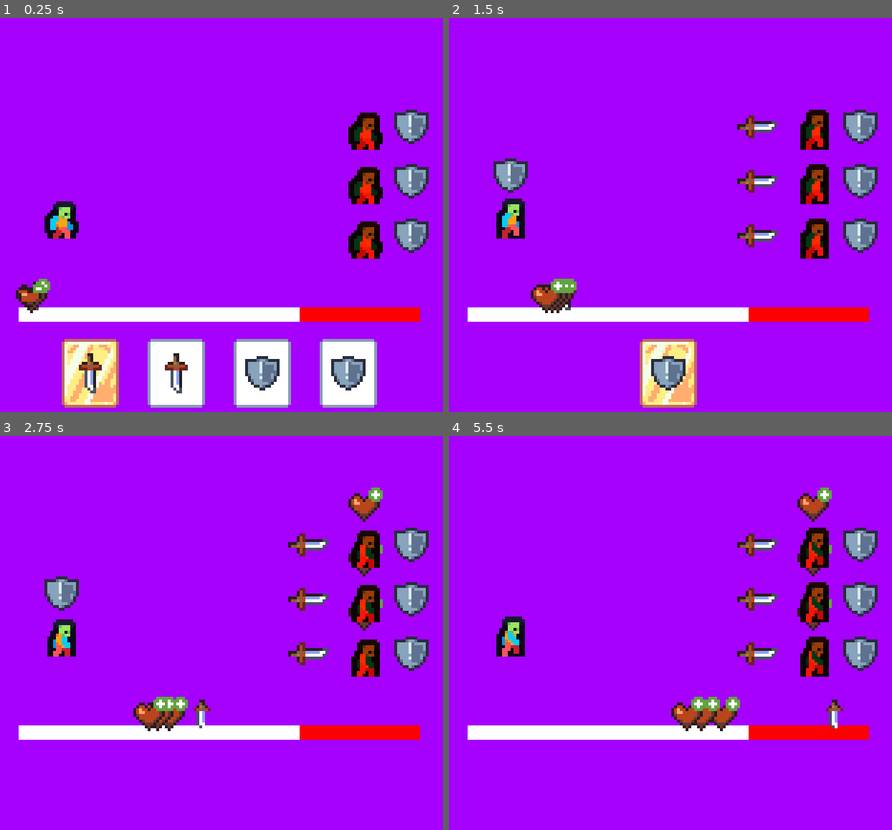
Above: before the commit, frames 1-4 (two rows, left to right).
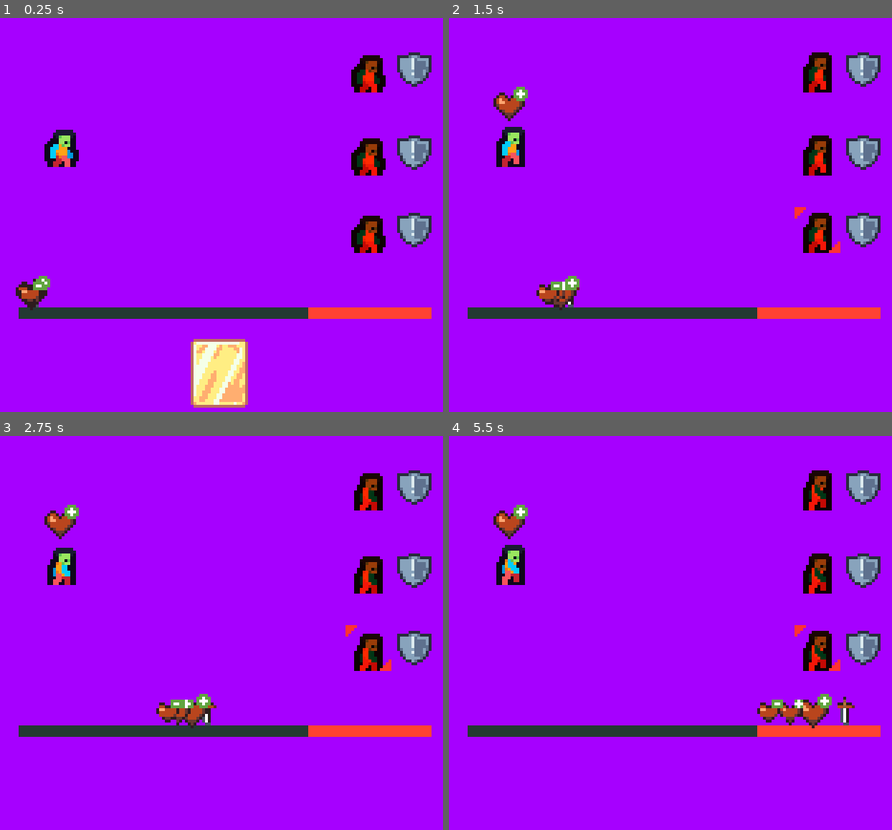
Above: after the commit, the same moments.

Repository: JohnathanRH/GBJAM
Game: Godot game, scene res://screens/main_game.tscn
The game is run twice, just before and just after one commit, with the same random seed, the same clock (stepped at 60 frames per second) and the same inputs.
Inputs:
- Up to frame 1 (0.25 s): no input
- Up to frame 2 (1.5 s): tap Enter (A) at 0.5, 1.35 s; hold D (pad_right) 0.53-1.28 s; hold Enter (A) 0.53-1.28 s; hold S (pad_down) from 1.28 s (still down)
- Up to frame 3 (2.75 s): release S (pad_down) at 2.03 s; hold D (pad_right) from 2.03 s (still down); hold Enter (A) from 2.03 s (still down)
- Up to frame 4 (5.5 s): release D (pad_right) at 2.78 s; release Enter (A) at 2.78 s; hold W (pad_up) 2.78-3.53 s; tap Enter (A) at 2.85, 4.35 s; hold Enter (A) 3.53-4.28 s; hold A (pad_left) 3.53-5.03 s; hold S (pad_down) from 5.03 s (still down); hold Enter (A) from 5.03 s (still down)

The runs differ from the first frame. In frame 1, 20% of the frame differs, in the area x 3-98%, y 8-99%; in frame 2, 14%; in frame 3, 12%; in frame 4, 13%.

Commit message:
short fuse and new sprites

Diff:
--- a/wild-west/common/gauge_bar/gauge_bar.tscn
+++ b/wild-west/common/gauge_bar/gauge_bar.tscn
@@ -2,17 +2,17 @@
 
 [ext_resource type="Script" uid="uid://bgeaa4185cpc1" path="res://common/gauge_bar/gauge_bar.gd" id="1_1tfom"]
 [ext_resource type="Shader" uid="uid://cocet4xo3jboo" path="res://common/gauge_bar/gauge_bar.gdshader" id="2_1qbl0"]
-[ext_resource type="Texture2D" uid="uid://b5dmhc487ex0" path="res://assets/TESTONLY/atb_gauge_test.png" id="2_08gtx"]
+[ext_resource type="Texture2D" uid="uid://lsgo25vqvp4w" path="res://common/gauge_bar/gauge_bar.png" id="3_1qbl0"]
 
 [sub_resource type="ShaderMaterial" id="ShaderMaterial_s1fef"]
 shader = ExtResource("2_1qbl0")
 shader_parameter/threshold = 0.7
-shader_parameter/tint_color = Color(1, 0, 0, 1)
+shader_parameter/tint_color = Color(1, 0.26000598, 0.2008352, 1)
 
 [node name="GaugeBar" type="Node2D" unique_id=1877537307]
 script = ExtResource("1_1tfom")
 
 [node name="Bar" type="Sprite2D" parent="." unique_id=1712969290]
 material = SubResource("ShaderMaterial_s1fef")
-position = Vector2(70, 3)
-texture = ExtResource("2_08gtx")
+position = Vector2(72, 2)
+texture = ExtResource("3_1qbl0")
--- a/wild-west/common/gauge_fill/gauge_tween.gd
+++ b/wild-west/common/gauge_fill/gauge_tween.gd
@@ -3,6 +3,8 @@
 
 @onready var entity: Entity = get_parent()
 var gauge_tween: Tween
+
+signal cycle_finished
 
 func _ready() -> void:
 	entity.damage_received.connect(reset_gauge)
@@ -19,8 +21,6 @@
 func rewind_gauge(value: float) -> void:
 	var duration: float = entity.entity_resource.gauge_duration
 	var remaining_time: float = duration - gauge_tween.get_total_elapsed_time()
-	if entity is Enemy:
-		print(remaining_time)
 	if gauge_tween:
 		gauge_tween.kill()
 
@@ -43,6 +43,10 @@
 	var tween = create_tween()
 	tween.finished.connect(reset_gauge)
 	tween.finished.connect(entity.fire_bullet)
+	tween.finished.connect(_on_tween_finished)
 	tween.tween_property(entity, "gauge_filled", max_gauge, duration)
 	tween.set_trans(Tween.TRANS_LINEAR)
 	return tween
+
+func _on_tween_finished() -> void:
+	cycle_finished.emit()
--- a/wild-west/entities/enemy/enemy.tscn
+++ b/wild-west/entities/enemy/enemy.tscn
@@ -3,6 +3,7 @@
 [ext_resource type="Texture2D" uid="uid://gm4ycwjyvw54" path="res://assets/TESTONLY/2DPCT_Walk.png" id="1_3fvr7"]
 [ext_resource type="Script" uid="uid://cnocosws4bha4" path="res://entities/enemy/enemy.gd" id="1_ksmh7"]
 [ext_resource type="Texture2D" uid="uid://c4nquys7l0ukl" path="res://assets/TESTONLY/symbol_slash.png" id="3_3fvr7"]
+[ext_resource type="Texture2D" uid="uid://cr2rc2hh7wbxf" path="res://entities/enemy/targeted.png" id="3_4wwj3"]
 [ext_resource type="Script" uid="uid://barqiyliqhwqb" path="res://common/behaviours/behaviour_man.gd" id="4_dt443"]
 
 [sub_resource type="AtlasTexture" id="AtlasTexture_4wwj3"]
@@ -71,14 +72,13 @@
 
 [node name="Enemy" type="AnimatedSprite2D" unique_id=465984190 groups=["enemies", "entities"]]
 self_modulate = Color(1, 0.2627451, 0.08627451, 1)
+position = Vector2(0, 3)
 sprite_frames = SubResource("SpriteFrames_3fvr7")
 script = ExtResource("1_ksmh7")
 
 [node name="TargetedIcon" type="Sprite2D" parent="." unique_id=2043455284]
 visible = false
-position = Vector2(-20, 0)
-rotation = -1.5707964
-texture = ExtResource("3_3fvr7")
+texture = ExtResource("3_4wwj3")
 
 [node name="IntentIcon" type="Sprite2D" parent="." unique_id=1155827860]
 position = Vector2(16, 0)
--- /dev/null
+++ b/wild-west/entities/player/default(2).tres
@@ -0,0 +1,13 @@
+[gd_resource type="Resource" script_class="PlayerResource" format=3 uid="uid://delecviby8xnk"]
+
+[ext_resource type="PackedScene" uid="uid://by6crvnnen0rj" path="res://props/bullets/short_fuse/short_fuse_regular.tscn" id="1_chqvm"]
+[ext_resource type="Texture2D" uid="uid://c4nquys7l0ukl" path="res://assets/TESTONLY/symbol_slash.png" id="7_enbxf"]
+[ext_resource type="Script" uid="uid://ccpfjmgwt8haq" path="res://common/resources/player_resource.gd" id="8_11o47"]
+
+[resource]
+script = ExtResource("8_11o47")
+bullets = Array[PackedScene]([ExtResource("1_chqvm")])
+gauge_duration = 6.0
+safe_segment = 0.7
+gauge_icon = ExtResource("7_enbxf")
+metadata/_custom_type_script = "uid://dwfgbovhpre8f"
--- a/wild-west/entities/player/default.tres
+++ b/wild-west/entities/player/default.tres
@@ -8,10 +8,11 @@
 [ext_resource type="PackedScene" uid="uid://c0id0ggnlo1jc" path="res://props/bullets/sawed_off/sawed_off_regular.tscn" id="5_haitf"]
 [ext_resource type="Script" uid="uid://ccpfjmgwt8haq" path="res://common/resources/player_resource.gd" id="5_pss8w"]
 [ext_resource type="PackedScene" uid="uid://bg7u8bfxkobu8" path="res://props/bullets/warning_shot/warning_shot_regular.tscn" id="6_c11tb"]
+[ext_resource type="PackedScene" uid="uid://by6crvnnen0rj" path="res://props/bullets/short_fuse/short_fuse_regular.tscn" id="7_pss8w"]
 
 [resource]
 script = ExtResource("5_pss8w")
-bullets = Array[PackedScene]([ExtResource("1_f25xh"), ExtResource("2_g2swm"), ExtResource("3_dep3k"), ExtResource("4_4rtdq"), ExtResource("5_haitf"), ExtResource("6_c11tb")])
+bullets = Array[PackedScene]([ExtResource("1_f25xh"), ExtResource("2_g2swm"), ExtResource("3_dep3k"), ExtResource("4_4rtdq"), ExtResource("5_haitf"), ExtResource("6_c11tb"), ExtResource("7_pss8w")])
 gauge_duration = 6.0
 safe_segment = 0.7
 gauge_icon = ExtResource("4_c11tb")
--- /dev/null
+++ b/wild-west/props/bullets/short_fuse/short_fuse_bullet.gd
@@ -0,0 +1,13 @@
+extends Bullet
+class_name ShortFuseBullet
+
+var damage_over_cycle = preload("res://props/status_effects/damage_over_cycle/doc_regular.tscn")
+var heal_over_cycle = preload("res://props/status_effects/heal_over_cycle/hoc_regular.tscn")
+
+func fire(at: Entity) -> void:
+	var doc = damage_over_cycle.instantiate() as DamageOverCycle
+	at.receive_status(doc)
+
+func manual_fire(at: Entity) -> void:
+	var hoc = heal_over_cycle.instantiate()
+	at.receive_status(hoc)
--- /dev/null
+++ b/wild-west/props/bullets/short_fuse/short_fuse_regular.tscn
@@ -0,0 +1,8 @@
+[gd_scene format=3 uid="uid://by6crvnnen0rj"]
+
+[ext_resource type="Script" uid="uid://dvl7txwfa6e44" path="res://props/bullets/short_fuse/short_fuse_bullet.gd" id="1_mbp6d"]
+
+[node name="ShortFuseBullet" type="Node" unique_id=291340440]
+script = ExtResource("1_mbp6d")
+manual_target_self = true
+metadata/_custom_type_script = "uid://dvl7txwfa6e44"
--- /dev/null
+++ b/wild-west/props/status_effects/damage_over_cycle/damage_over_cycle.gd
@@ -0,0 +1,16 @@
+extends StatusEffect
+class_name DamageOverCycle
+
+@export var damage: float = 1.0
+@export var duration_in_cycle: int = 3
+var cycle: int = 0
+
+func _ready() -> void:
+	entity.tweener.cycle_finished.connect(_on_cycle_finished)
+
+func _on_cycle_finished() -> void:
+	entity.receive_piercing_damage(damage)
+	if cycle >= duration_in_cycle:
+		queue_free()
+	else:
+		cycle += 1
--- /dev/null
+++ b/wild-west/props/status_effects/damage_over_cycle/doc_regular.tscn
@@ -0,0 +1,9 @@
+[gd_scene format=3 uid="uid://d4n2hptg7q421"]
+
+[ext_resource type="Script" uid="uid://danhwpm2tktt8" path="res://props/status_effects/damage_over_cycle/damage_over_cycle.gd" id="1_avu2h"]
+[ext_resource type="Texture2D" uid="uid://c4nquys7l0ukl" path="res://assets/TESTONLY/symbol_slash.png" id="1_qk2wj"]
+
+[node name="DocRegular" type="TextureRect" unique_id=1195240823]
+texture = ExtResource("1_qk2wj")
+script = ExtResource("1_avu2h")
+metadata/_custom_type_script = "uid://danhwpm2tktt8"
--- /dev/null
+++ b/wild-west/props/status_effects/heal_over_cycle/heal_over_cycle.gd
@@ -0,0 +1,16 @@
+extends StatusEffect
+class_name HealOverCycle
+
+@export var damage: float = 1.0
+@export var duration_in_cycle: int = 2
+var cycle: int = 0
+
+func _ready() -> void:
+	entity.tweener.cycle_finished.connect(_on_cycle_finished)
+
+func _on_cycle_finished() -> void:
+	entity.hp += 1
+	if cycle >= duration_in_cycle:
+		queue_free()
+	else:
+		cycle += 1
--- /dev/null
+++ b/wild-west/props/status_effects/heal_over_cycle/hoc_regular.tscn
@@ -0,0 +1,9 @@
+[gd_scene format=3 uid="uid://bq48c5revweo3"]
+
+[ext_resource type="Texture2D" uid="uid://cjcl2srddwsmg" path="res://assets/TESTONLY/symbol_heal.png" id="1_0x6di"]
+[ext_resource type="Script" uid="uid://h84iu50cldfa" path="res://props/status_effects/heal_over_cycle/heal_over_cycle.gd" id="1_2kofd"]
+
+[node name="HocRegular" type="TextureRect" unique_id=2019902002]
+texture = ExtResource("1_0x6di")
+script = ExtResource("1_2kofd")
+metadata/_custom_type_script = "uid://h84iu50cldfa"
--- a/wild-west/screens/main_game.tscn
+++ b/wild-west/screens/main_game.tscn
@@ -3,6 +3,7 @@
 [ext_resource type="PackedScene" uid="uid://d38lxq2d0n56j" path="res://entities/player/player.tscn" id="1_hs5nc"]
 [ext_resource type="PackedScene" uid="uid://dl5grlf6nqrtr" path="res://common/gauge_bar/gauge_bar.tscn" id="2_hs5nc"]
 [ext_resource type="PackedScene" uid="uid://dnmrl758eac4u" path="res://entities/enemy/enemy.tscn" id="2_phyky"]
+[ext_resource type="Resource" uid="uid://delecviby8xnk" path="res://entities/player/default(2).tres" id="3_cuh3k"]
 [ext_resource type="Resource" uid="uid://v5wm3ypwcgt" path="res://entities/enemy/test_yeehaw.tres" id="5_f56do"]
 [ext_resource type="Texture2D" uid="uid://cjcl2srddwsmg" path="res://assets/TESTONLY/symbol_heal.png" id="6_bq5v2"]
 [ext_resource type="PackedScene" uid="uid://cqqof33xxdhtc" path="res://props/bullet_container/bullets_container.tscn" id="7_bq5v2"]
@@ -40,8 +41,9 @@
 duration = 5.0
 
 [node name="Player" parent="." unique_id=1634526488 node_paths=PackedStringArray("bullet_container") instance=ExtResource("1_hs5nc")]
-position = Vector2(27.000008, 69.000015)
+position = Vector2(27, 44)
 bullet_container = NodePath("../BulletsContainer")
+entity_resource = ExtResource("3_cuh3k")
 
 [node name="BulletsContainer" parent="." unique_id=1487478112 instance=ExtResource("7_bq5v2")]
 offset_left = 12.0
@@ -52,13 +54,13 @@
 alignment = 1
 
 [node name="Enemy" parent="." unique_id=465984190 instance=ExtResource("2_phyky")]
-position = Vector2(133, 76)
+position = Vector2(134, 74)
 entity_resource = ExtResource("5_f56do")
 
 [node name="Enemy2" parent="." unique_id=1735802820 instance=ExtResource("2_phyky")]
-position = Vector2(133, 57)
+position = Vector2(134, 47)
 entity_resource = SubResource("Resource_pys20")
 
 [node name="Enemy3" parent="." unique_id=395739288 instance=ExtResource("2_phyky")]
-position = Vector2(133, 38)
+position = Vector2(134, 18)
 entity_resource = SubResource("Resource_q5ngc")
Binary file added: wild-west/common/gauge_bar/gauge_bar.png
Not shown, added: wild-west/common/gauge_bar/gauge_bar.png.import
Binary file added: wild-west/entities/enemy/outlaw_1/Outlaw1.png
Not shown, added: wild-west/entities/enemy/outlaw_1/Outlaw1.png.import
Binary file added: wild-west/entities/enemy/targeted.png
Not shown, added: wild-west/entities/enemy/targeted.png.import
Not shown, added: wild-west/props/bullets/short_fuse/short_fuse_bullet.gd.uid
Not shown, added: wild-west/props/status_effects/damage_over_cycle/damage_over_cycle.gd.uid
Not shown, added: wild-west/props/status_effects/heal_over_cycle/heal_over_cycle.gd.uid
